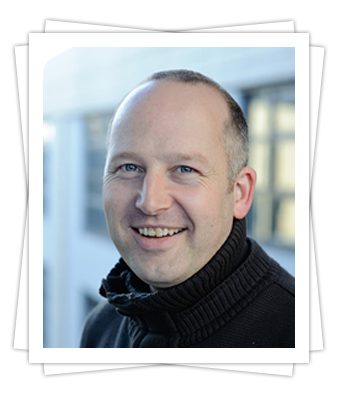
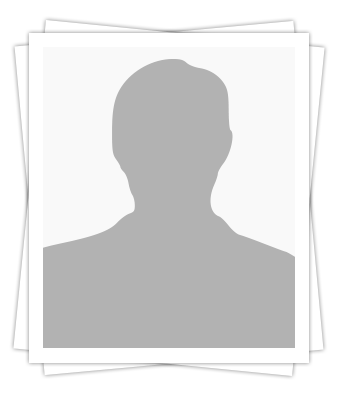
Layered file, before and after one edit (340 × 397). Changes by layer:
"Rectangle 1": opacity 100% → 35%, painted on it over [43, 47, 295, 348]
